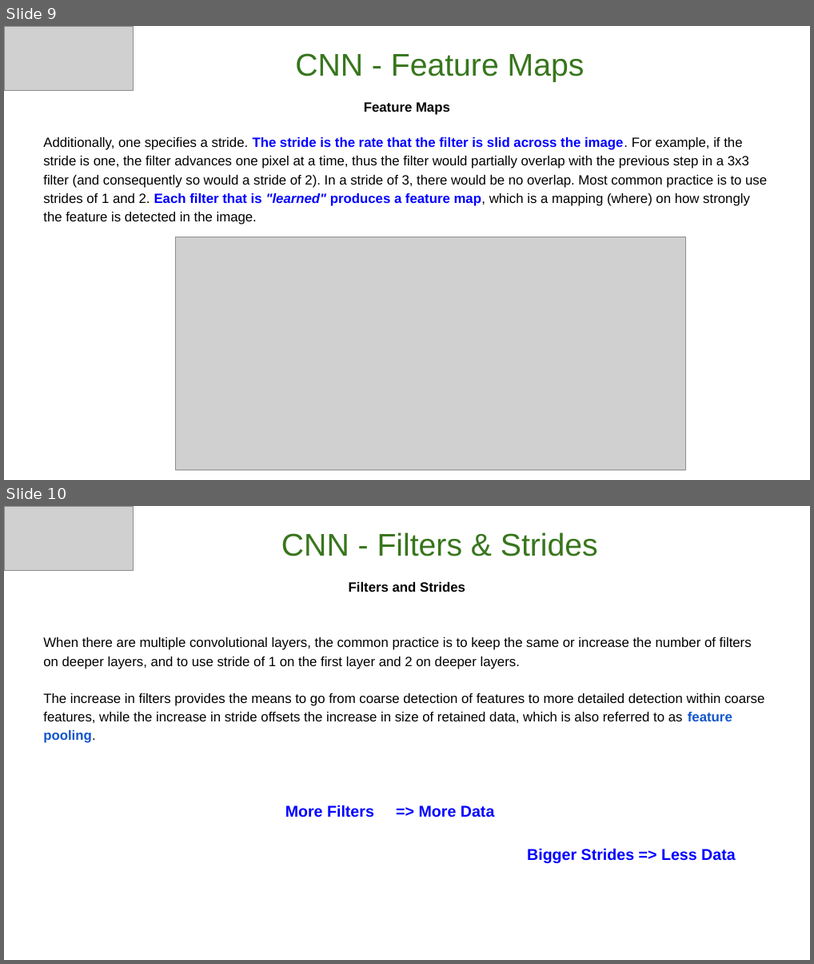
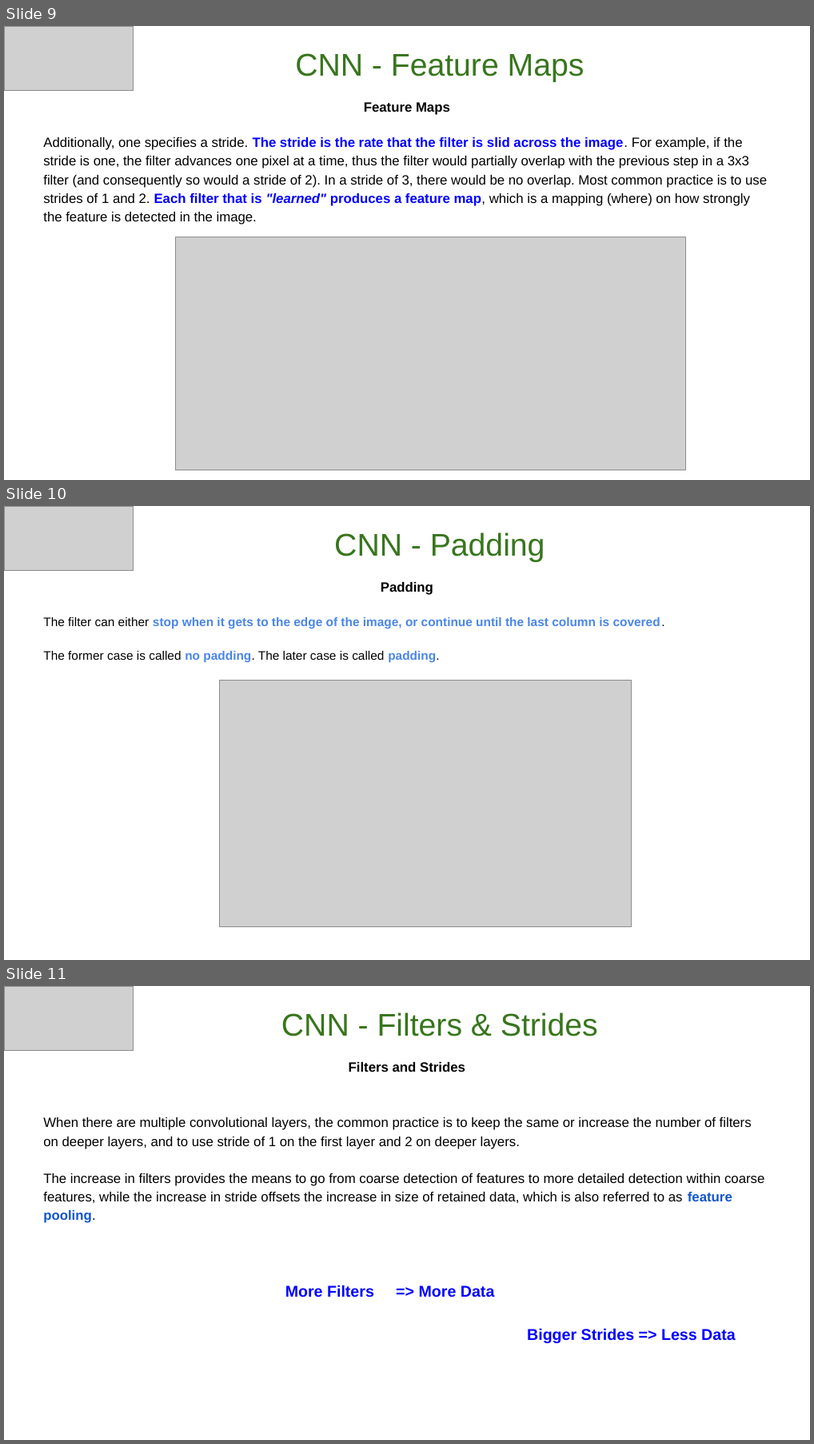
Before and after one commit to GoogleCloudPlatform/keras-idiomatic-programmer, a slide deck: books/deep-learning-design-patterns/Workshops/Novice/Deep Learning Design Patterns - Workshop - Chapter II.pptx. Shown one above the other, each under a label of ours: slides 9 and 10 before the commit, slides 9, 10 and 11 after it. The pictures are 814x964 and 814x1444 pixels, drawn with LibreOffice and Linux fonts; fonts in the diff are those of the drawing; grey boxes stand for pictures. Boxes give left, top, right and bottom in pixels: in the first picture for what was removed or moved away, otherwise in the second. Text is boxed around its words. In the diff, an @@ line names an element or a change of style, - is before the commit and + after.

```diff
--- a/books/deep-learning-design-patterns/Workshops/Novice/Deep Learning Design Patterns - Workshop - Chapter II.pptx
+++ b/books/deep-learning-design-patterns/Workshops/Novice/Deep Learning Design Patterns - Workshop - Chapter II.pptx
@@ slide 10 added at bbox=[4, 506, 810, 960], background #FFFFFF @@
@@ picture added at bbox=[4, 506, 133, 571] @@
@@ subtitle added at bbox=[334, 532, 546, 562], 28 pt, text #38761D @@
+CNN - Padding
@@ text added at bbox=[43, 582, 661, 662], 11 pt, text #4A86E8, bold @@
+Padding
+The filter can either stop when it gets to the edge of the image, or continue until the last column is covered.
+The former case is called no padding. The later case is called padding.
@@ picture added at bbox=[220, 680, 632, 926] @@
@@ what was slide 10 is now slide 11 @@
```
Also in this commit, not shown: 2 slides changed, 1 other file.
